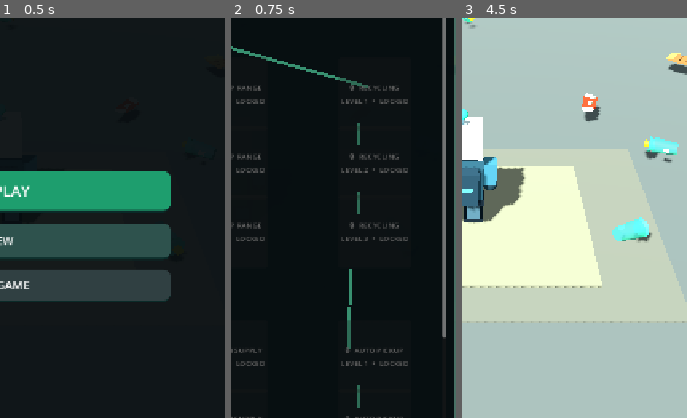
Above: before the commit, frames 1-3 (left to right).
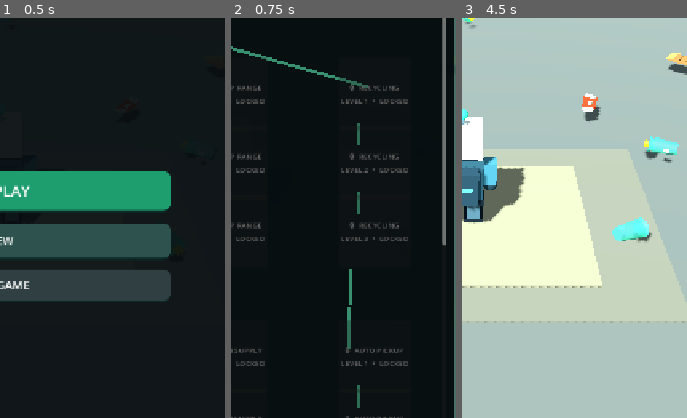
Above: after the commit, the same moments.

Repository: zekainstabot/trash-empire
Game: Godot game, scene res://Scenes/Main.tscn
The game is run twice, just before and just after one commit, with the same random seed, the same clock (stepped at 60 frames per second) and the same inputs.
Inputs:
- Up to frame 1 (0.5 s): no input
- Up to frame 2 (0.75 s): click "▶ PLAY" at 0.5 s
- Up to frame 3 (4.5 s): click "CAPACITY LEVEL 1 • $50" at 1.25 s; click "CAPACITY LEVEL 1 • $50" at 2 s; click "PICK UP" at 2.75 s; click "SKILL TREE" at 3.5 s; click "X" at 4.25 s
The pictures show only the part of the screen within x 50-100%, y 36-86%; the shares and areas given below are measured in that part.

Frame 1 is identical in both runs. In frame 2, 0.4% of the frame differs, in the area x 93-96%, y 56-80%; in frame 3, nothing differs.

Commit message:
Add helper drone automation and shorten respawn lever

Diff:
--- a/Scripts/main.gd
+++ b/Scripts/main.gd
@@ -20,6 +20,9 @@
 var auto_pickup_level := 0
 var luck_upgrade_level := 1
 var magnet_power_level := 1
+var drone_level := 0
+var drone_timer := 0.0
+var helper_drones: Array[Node3D] = []
 var auto_pickup_timer := 0.0
 var recycling_bonus := 1.0
 var skill_buttons: Array[Button] = []
@@ -83,6 +86,7 @@
 	_animate_conveyor(delta)
 	_process_auto_sell(delta)
 	_process_auto_pickup(delta)
+	_process_helper_drones(delta)
 
 func _build_world() -> void:
 	var world_env := WorldEnvironment.new()
@@ -286,17 +290,17 @@
 
 	var pivot := Node3D.new()
 	pivot.name = "LeverHinge"
-	pivot.position = Vector3(0, 0.52, 0)
+	pivot.position = Vector3(0, 0.46, 0)
 	root.add_child(pivot)
 
 	var rod := MeshInstance3D.new()
 	var rod_mesh := CylinderMesh.new()
 	rod_mesh.top_radius = 0.075
 	rod_mesh.bottom_radius = 0.095
-	rod_mesh.height = 2.15
+	rod_mesh.height = 1.55
 	rod_mesh.radial_segments = 16
 	rod.mesh = rod_mesh
-	rod.position.y = 1.02
+	rod.position.y = 0.76
 	rod.material_override = _mat(Color(0.62, 0.68, 0.68))
 	pivot.add_child(rod)
 
@@ -305,7 +309,7 @@
 	grip_mesh.radius = 0.23
 	grip_mesh.height = 0.46
 	grip.mesh = grip_mesh
-	grip.position = Vector3(0, 2.12, 0)
+	grip.position = Vector3(0, 1.56, 0)
 	grip.material_override = _mat(Color(0.86, 0.20, 0.12))
 	pivot.add_child(grip)
 
@@ -316,13 +320,13 @@
 	cap_mesh.height = 0.10
 	cap_mesh.radial_segments = 20
 	grip_cap.mesh = cap_mesh
-	grip_cap.position = Vector3(0, 2.12, 0)
+	grip_cap.position = Vector3(0, 1.56, 0)
 	grip_cap.material_override = _mat(Color(0.98, 0.66, 0.20))
 	pivot.add_child(grip_cap)
 
 	var label := Label3D.new()
 	label.text = "PULL TO RESPAWN"
-	label.position = Vector3(0, 2.85, 0)
+	label.position = Vector3(0, 2.20, 0)
 	label.font_size = 26
 	label.pixel_size = 0.006
 	label.billboard = BaseMaterial3D.BILLBOARD_ENABLED
@@ -405,6 +409,7 @@
 	magnet_tool.visible = auto_pickup_level > 0
 	robot_left_leg = _robot_leg(robot_visual, "LeftLeg", Vector3(-0.20, 0.52, 0))
 	robot_right_leg = _robot_leg(robot_visual, "RightLeg", Vector3(0.20, 0.52, 0))
+	_build_helper_drones()
 
 	var backpack := _add_robot_box(robot_visual, "BatteryPack", Vector3(0, 1.03, 0.34), Vector3(0.55, 0.62, 0.28), Color(0.12, 0.22, 0.26))
 	_add_robot_box(robot_visual, "BatteryStripe", Vector3(0, 1.04, 0.495), Vector3(0.34, 0.08, 0.025), Color(0.28, 0.95, 0.67))
@@ -592,7 +597,7 @@
 	skill_scroll.scroll_vertical_custom_step = 42
 	upgrade_panel.add_child(skill_scroll)
 	var skill_map := Control.new()
-	skill_map.custom_minimum_size = Vector2(680, 1580)
+	skill_map.custom_minimum_size = Vector2(680, 1900)
 	skill_map.size = Vector2(680, 1580)
 	skill_scroll.add_child(skill_map)
 	_build_skill_tree(skill_map)
@@ -700,6 +705,8 @@
 	auto_pickup_level = 0
 	luck_upgrade_level = 1
 	magnet_power_level = 1
+	drone_level = 0
+	drone_timer = 0.0
 	auto_pickup_timer = 0.0
 	recycling_bonus = 1.0
 	collection_range = 2.0
@@ -754,6 +761,9 @@
 		{"branch":"magnet_power","level":1,"title":"MAGNET POWER","x":480.0,"y":1205.0},
 		{"branch":"magnet_power","level":2,"title":"MAGNET POWER","x":480.0,"y":1315.0},
 		{"branch":"magnet_power","level":3,"title":"MAGNET POWER","x":480.0,"y":1425.0},
+		{"branch":"drones","level":1,"title":"HELPER DRONES","x":250.0,"y":1535.0},
+		{"branch":"drones","level":2,"title":"HELPER DRONES","x":250.0,"y":1645.0},
+		{"branch":"drones","level":3,"title":"HELPER DRONES","x":250.0,"y":1755.0},
 		{"branch":"supply","level":1,"title":"TRASH SUPPLY","x":250.0,"y":875.0},
 		{"branch":"supply","level":2,"title":"TRASH SUPPLY","x":250.0,"y":985.0},
 		{"branch":"supply","level":3,"title":"TRASH SUPPLY","x":250.0,"y":1095.0},
@@ -789,6 +799,9 @@
 		_add_skill_connection(parent, Vector2(x, 1417), Vector2(x, 1425))
 	_add_skill_connection(parent, Vector2(340, 1170), Vector2(340, 1197))
 	_add_skill_connection(parent, Vector2(570, 1170), Vector2(570, 1197))
+	_add_skill_connection(parent, Vector2(570, 1480), Vector2(340, 1535))
+	_add_skill_connection(parent, Vector2(340, 1611), Vector2(340, 1645))
+	_add_skill_connection(parent, Vector2(340, 1721), Vector2(340, 1755))
 	for node in nodes:
 		var button := Button.new()
 		# Circular skill nodes, arranged as connected paths rather than rectangular menu cards.
@@ -817,6 +830,7 @@
 		"auto": return Color(0.30, 0.72, 0.38)
 		"luck": return Color(0.92, 0.72, 0.20)
 		"magnet_power": return Color(0.20, 0.78, 0.88)
+		"drones": return Color(0.65, 0.78, 0.30)
 	return Color(0.25, 0.45, 0.42)
 
 func _skill_node_style(color: Color, locked := false) -> StyleBoxFlat:
@@ -860,6 +874,7 @@
 		"auto": return auto_pickup_level
 		"luck": return luck_upgrade_level - 1
 		"magnet_power": return magnet_power_level - 1
+		"drones": return drone_level
 	return 0
 
 func _skill_branch_unlocked(branch: String) -> bool:
@@ -872,6 +887,7 @@
 		"auto": return unload_upgrade_level >= 4
 		"luck": return spawn_upgrade_level >= 4
 		"magnet_power": return auto_pickup_level >= 3
+		"drones": return luck_upgrade_level >= 2
 	return false
 
 func _purchase_skill_node(branch: String, level: int) -> void:
@@ -892,6 +908,7 @@
 		"auto": _upgrade_auto_pickup()
 		"luck": _upgrade_luck()
 		"magnet_power": _upgrade_magnet_power()
+		"drones": _upgrade_drones()
 
 func _refresh_upgrade_prices() -> void:
 	for node in skill_node_data:
@@ -908,7 +925,7 @@
 			button.add_theme_stylebox_override("normal", _skill_node_style(Color(0.055, 0.25, 0.20)))
 			button.add_theme_stylebox_override("hover", _skill_node_style(Color(0.07, 0.30, 0.23)))
 		elif available:
-			var base_cost: int = int({"capacity":50,"speed":75,"unload":100,"range":125,"technology":150,"value":225,"supply":175,"auto":250,"luck":300,"magnet_power":325}.get(branch, 50))
+			var base_cost: int = int({"capacity":50,"speed":75,"unload":100,"range":125,"technology":150,"value":225,"supply":175,"auto":250,"luck":300,"magnet_power":325,"drones":400}.get(branch, 50))
 			var price_level := level
 			button.text = "%s\nLEVEL %d  •  $%d" % [node.title, level, _upgrade_cost(base_cost, price_level)]
 			button.disabled = false
@@ -1048,6 +1065,65 @@
 	if carried >= capacity:
 		_set_message("Bag full! Return to the recycling station.")
 
+func _build_helper_drones() -> void:
+	helper_drones.clear()
+	for i in range(3):
+		var drone := Node3D.new()
+		drone.name = "HelperDrone%d" % (i + 1)
+		player.add_child(drone)
+		_add_robot_box(drone, "DroneBody", Vector3.ZERO, Vector3(0.34, 0.20, 0.30), Color(0.70, 0.78, 0.78))
+		_add_robot_box(drone, "DroneFront", Vector3(0, -0.015, -0.16), Vector3(0.20, 0.10, 0.035), Color(0.12, 0.82, 0.68))
+		_add_robot_sphere(drone, "DroneEye", Vector3(0, 0.02, -0.19), 0.045, Color(0.35, 1.0, 0.78))
+		for side in [-1.0, 1.0]:
+			_add_robot_box(drone, "DroneRotorArm", Vector3(side * 0.27, 0.04, 0), Vector3(0.25, 0.035, 0.06), Color(0.25, 0.32, 0.34))
+			_add_robot_sphere(drone, "DroneRotor", Vector3(side * 0.40, 0.10, 0), 0.10, Color(0.16, 0.22, 0.24))
+		drone.visible = i < drone_level
+		helper_drones.append(drone)
+
+func _refresh_helper_drone_visibility() -> void:
+	for i in range(helper_drones.size()):
+		if is_instance_valid(helper_drones[i]):
+			helper_drones[i].visible = i < drone_level
+
+func _process_helper_drones(delta: float) -> void:
+	if drone_level <= 0 or not is_instance_valid(player):
+		return
+	drone_timer += delta
+	for i in range(helper_drones.size()):
+		var drone := helper_drones[i]
+		if not is_instance_valid(drone) or not drone.visible:
+			continue
+		var angle := robot_anim_time * 1.25 + float(i) * TAU / float(maxi(drone_level, 1))
+		drone.position = Vector3(cos(angle) * 1.35, 2.25 + sin(robot_anim_time * 3.0 + float(i)) * 0.10, sin(angle) * 1.15)
+		drone.rotation.y = -angle
+	var interval := maxf(0.75, 3.2 - float(drone_level - 1) * 0.65)
+	if drone_timer < interval or carried >= capacity:
+		return
+	drone_timer = 0.0
+	var collected := 0
+	for i in range(drone_level):
+		if carried >= capacity:
+			break
+		var nearest: Node3D
+		var best_distance := 5.0 + float(drone_level - 1) * 2.0
+		for item in trash_nodes:
+			if not is_instance_valid(item):
+				continue
+			var distance := player.global_position.distance_to(item.global_position)
+			if distance < best_distance:
+				best_distance = distance
+				nearest = item
+		if nearest == null:
+			break
+		nearest.queue_free()
+		trash_nodes.erase(nearest)
+		carried += 1
+		collected += 1
+	if collected > 0:
+		_update_ui()
+		_save_game()
+		_set_message("HELPER DRONES  +%d" % collected)
+
 func _process_auto_sell(delta: float) -> void:
 	if not is_instance_valid(player):
 		return
@@ -1151,6 +1227,19 @@
 	_save_game()
 	_set_message("Lucky finds chance increased by 10%!")
 
+func _upgrade_drones() -> void:
+	var cost := _upgrade_cost(400, drone_level + 1)
+	if money < cost:
+		_set_message("You need $%d for helper drones." % cost)
+		return
+	money -= cost
+	drone_level += 1
+	_refresh_helper_drone_visibility()
+	_update_ui()
+	_refresh_upgrade_prices()
+	_save_game()
+	_set_message("Helper drone upgraded! %d drone(s) now collect trash automatically." % drone_level)
+
 func _upgrade_magnet_power() -> void:
 	var cost := _upgrade_cost(325, magnet_power_level)
 	if money < cost:
@@ -1269,6 +1358,7 @@
 	save.set_value("progress", "auto_pickup_level", auto_pickup_level)
 	save.set_value("progress", "luck_level", luck_upgrade_level)
 	save.set_value("progress", "magnet_power_level", magnet_power_level)
+	save.set_value("progress", "drone_level", drone_level)
 	save.set_value("progress", "yard_stage", yard_stage)
 	save.save("user://trash_empire.save")
 
@@ -1289,6 +1379,7 @@
 	auto_pickup_level = int(save.get_value("progress", "auto_pickup_level", 0))
 	luck_upgrade_level = int(save.get_value("progress", "luck_level", 1))
 	magnet_power_level = int(save.get_value("progress", "magnet_power_level", 1))
+	drone_level = clampi(int(save.get_value("progress", "drone_level", 0)), 0, 3)
 	yard_stage = clampi(int(save.get_value("progress", "yard_stage", 1)), 1, 3)
 	collection_range = 2.0 + float(equipment_upgrade_level - 1) * 0.65
 	recycling_bonus = 1.0 + float(technology_upgrade_level - 1) * 0.15
